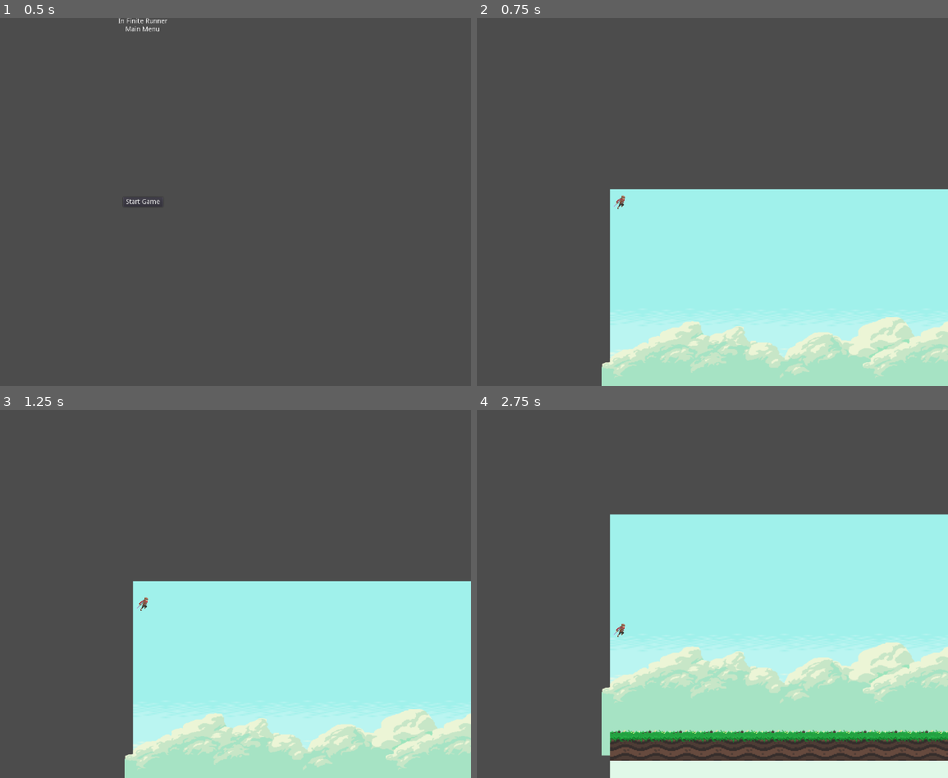
Above: before the commit, frames 1-4 (two rows, left to right).
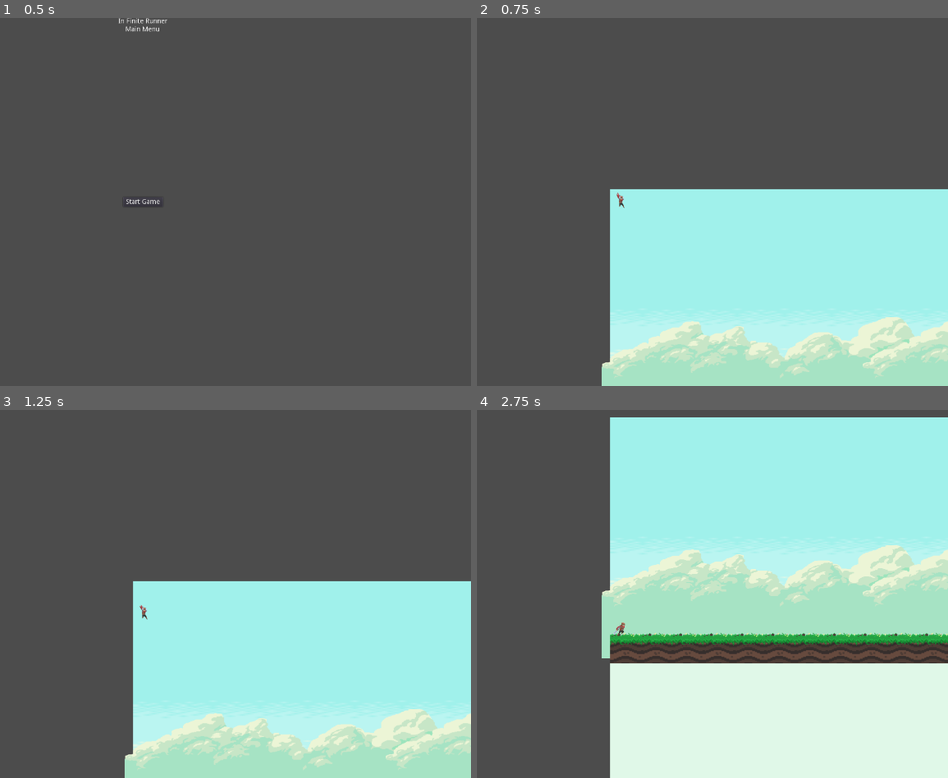
Above: after the commit, the same moments.

Repository: CaptainStack/in-finite-runner
Game: Godot game, scene res://main.tscn
Same seed, same stepped clock (60 frames per second), same inputs: the game is played once before the commit and once after it.
Inputs:
- Up to frame 1 (0.5 s): no input
- Up to frame 2 (0.75 s): click "Start Game" at 0.5 s
- Up to frame 3 (1.25 s): no input
- Up to frame 4 (2.75 s): tap Enter at 1.25 s; hold Right (ui_right) 1.28-2.03 s; hold Down (ui_down) from 2.03 s (still down)

Frame 1 is identical in both runs. In frame 2, less than 0.1% of the frame differs, in the area x 29-32%, y 47-52%; in frame 3, less than 0.1%; in frame 4, 59%, in the area x 26-100%, y 2-96%.

Commit message:
Added basic movement to player

Diff:
--- a/game.tscn
+++ b/game.tscn
@@ -5,7 +5,7 @@
 [ext_resource path="res://assets/tileset.tres" type="TileSet" id=3]
 [ext_resource path="res://player.tscn" type="PackedScene" id=4]
 
-[node name="game" type="Node" index="0"]
+[node name="game" type="Node"]
 
 script = ExtResource( 1 )
 
@@ -73,18 +73,19 @@
 cell_y_sort = false
 cell_clip_uv = false
 collision_use_kinematic = false
-collision_friction = 1.0
+collision_friction = 0.0
 collision_bounce = 0.0
 collision_layer = 1
 collision_mask = 1
 occluder_light_mask = 1
 format = 1
-tile_data = PoolIntArray( 458752, 5, 0, 458753, 5, 0, 458754 …(232 unchanged characters)… 458771, 5, 0, 458772, 5, 0, 458773, 5, 0 )
+tile_data = PoolIntArray( 458752, 5, 0, 458753, 5, 0, 458754 …(232 unchanged characters)… 458771, 5, 0, 458772, 5, 0, 458773, 5, 0, 458774, 5, 0, 458775, 5, 0, 458776, 5, 0, 458777, 5, 0, 458778, 5, 0, 458779, 5, 0, 458780, 5, 0, 458781, 5, 0, 458782, 5, 0, 458783, 5, 0, 458784, 5, 0, 458785, 5, 0, 458786, 5, 0, 458787, 5, 0, 458788, 5, 0, 458789, 5, 0, 458790, 5, 0, 458791, 5, 0, 458792, 5, 0, 458793, 5, 0 )
 _sections_unfolded = [ "Collision", "Transform" ]
 
 [node name="player" parent="." index="4" instance=ExtResource( 4 )]
 
 custom_integrator = false
+linear_damp = 0.0
 
 [connection signal="pressed" from="win" to="." method="_on_win_pressed"]
 
--- /dev/null
+++ b/player.gd
@@ -0,0 +1,108 @@
+extends RigidBody2D
+
+# class member variables go here, for example:
+# var a = 2
+# var b = "textvar"
+
+var anim = ""
+var siding_left = false
+var jumping = false
+var stopping_jump = false
+var is_sliding
+var sliding_time = 0
+
+var WALK_MAX_VELOCITY = 200.0
+var WALK_ACCEL = 800.0
+var AIR_ACCEL = 200.0
+var JUMP_VELOCITY = 460
+var STOP_JUMP_FORCE = 900.0
+
+var MAX_FLOOR_AIRBORNE_TIME = 0.15
+
+var airborne_time = 1e20
+
+var floor_h_velocity = 0.0
+
+func _ready():
+	# Called when the node is added to the scene for the first time.
+	# Initialization here
+	pass
+
+func _integrate_forces(s):
+	var lv = s.get_linear_velocity()
+	var step = s.get_step()
+
+	var new_anim = anim
+	var new_siding_left = siding_left
+
+	var move_right = Input.is_action_pressed("ui_right")
+	var move_left = Input.is_action_pressed("ui_left")
+	var jump = Input.is_action_just_pressed("ui_up")
+	var down = Input.is_action_just_pressed("ui_down")
+
+	lv.x -= floor_h_velocity
+	floor_h_velocity = 0.0
+
+	var found_floor = false
+	var floor_index = -1
+
+	for x in range(s.get_contact_count()):
+		var ci = s.get_contact_local_normal(x)
+		if ci.dot(Vector2(0, -1)) > 0.6:
+			found_floor = true
+			floor_index = x
+
+	if found_floor:
+		airborne_time = 0.0
+	else:
+		airborne_time += step # Time it spent in the air
+
+	var on_floor = airborne_time < MAX_FLOOR_AIRBORNE_TIME
+
+	var is_going_left = lv.x < 0
+
+
+	if on_floor:
+		if is_sliding:
+			sliding_time += step
+		if sliding_time > 0.5:
+			is_sliding = false
+			if is_going_left:
+				 lv.x = -100
+			else:
+				lv.x = 100
+			sliding_time = 0
+		if jump:
+			lv.y = -200
+		if move_right:
+			lv.x = 100
+			new_siding_left = false
+		elif move_left:
+			lv.x = -100
+			new_siding_left = false
+		elif down:
+			is_sliding = true
+			if is_going_left:
+				lv.x = -300
+			else:
+				lv.x = 300
+
+		if !is_sliding:
+			$AnimatedSprite.animation = "right"
+		else:
+			$AnimatedSprite.animation = "slide"
+
+	else:
+		if lv.y < 1:
+			$AnimatedSprite.animation = "jump"
+		elif lv.y > -1:
+			$AnimatedSprite.animation = "fall"
+
+
+	$AnimatedSprite.flip_h = is_going_left
+
+
+
+	$AnimatedSprite.play()
+	lv += s.get_total_gravity() * step
+	s.set_linear_velocity(lv)
--- a/player.tscn
+++ b/player.tscn
@@ -1,45 +1,53 @@
-[gd_scene load_steps=18 format=2]
+[gd_scene load_steps=21 format=2]
 
-[ext_resource path="res://PlayerRunFrames/adventurer-run3-00.png" type="Texture" id=1]
-[ext_resource path="res://PlayerRunFrames/adventurer-run3-01.png" type="Texture" id=2]
-[ext_resource path="res://PlayerRunFrames/adventurer-run3-02.png" type="Texture" id=3]
-[ext_resource path="res://PlayerRunFrames/adventurer-run3-03.png" type="Texture" id=4]
-[ext_resource path="res://PlayerRunFrames/adventurer-run3-04.png" type="Texture" id=5]
-[ext_resource path="res://PlayerRunFrames/adventurer-run3-05.png" type="Texture" id=6]
-[ext_resource path="res://PlayerSlideFrames/adventurer-slide-00.png" type="Texture" id=7]
-[ext_resource path="res://PlayerSlideFrames/adventurer-slide-01.png" type="Texture" id=8]
-[ext_resource path="res://PlayerJumpFrames/adventurer-jump-00.png" type="Texture" id=9]
-[ext_resource path="res://PlayerJumpFrames/adventurer-jump-01.png" type="Texture" id=10]
-[ext_resource path="res://PlayerJumpFrames/adventurer-jump-02.png" type="Texture" id=11]
-[ext_resource path="res://PlayerJumpFrames/adventurer-jump-03.png" type="Texture" id=12]
-[ext_resource path="res://PlayerStandFrames/adventurer-stand-00.png" type="Texture" id=13]
-[ext_resource path="res://PlayerStandFrames/adventurer-stand-01.png" type="Texture" id=14]
-[ext_resource path="res://PlayerStandFrames/adventurer-stand-02.png" type="Texture" id=15]
+[ext_resource path="res://player.gd" type="Script" id=1]
+[ext_resource path="res://PlayerRunFrames/adventurer-run3-00.png" type="Texture" id=2]
+[ext_resource path="res://PlayerRunFrames/adventurer-run3-01.png" type="Texture" id=3]
+[ext_resource path="res://PlayerRunFrames/adventurer-run3-02.png" type="Texture" id=4]
+[ext_resource path="res://PlayerRunFrames/adventurer-run3-03.png" type="Texture" id=5]
+[ext_resource path="res://PlayerRunFrames/adventurer-run3-04.png" type="Texture" id=6]
+[ext_resource path="res://PlayerRunFrames/adventurer-run3-05.png" type="Texture" id=7]
+[ext_resource path="res://PlayerSlideFrames/adventurer-slide-00.png" type="Texture" id=8]
+[ext_resource path="res://PlayerSlideFrames/adventurer-slide-01.png" type="Texture" id=9]
+[ext_resource path="res://PlayerStandFrames/adventurer-stand-00.png" type="Texture" id=10]
+[ext_resource path="res://PlayerStandFrames/adventurer-stand-01.png" type="Texture" id=11]
+[ext_resource path="res://PlayerStandFrames/adventurer-stand-02.png" type="Texture" id=12]
+[ext_resource path="res://PlayerFallFrames/adventurer-fall-00.png" type="Texture" id=13]
+[ext_resource path="res://PlayerFallFrames/adventurer-fall-01.png" type="Texture" id=14]
+[ext_resource path="res://PlayerJumpFrames/adventurer-jump-00.png" type="Texture" id=15]
+[ext_resource path="res://PlayerJumpFrames/adventurer-jump-01.png" type="Texture" id=16]
+[ext_resource path="res://PlayerJumpFrames/adventurer-jump-02.png" type="Texture" id=17]
+[ext_resource path="res://PlayerJumpFrames/adventurer-jump-03.png" type="Texture" id=18]
 
 [sub_resource type="SpriteFrames" id=1]
 
 animations = [ {
-"frames": [ ExtResource( 1 ), ExtResource( 2 ), ExtResource( 3 ), ExtResource( 4 ), ExtResource( 5 ), ExtResource( 6 ) ],
+"frames": [ ExtResource( 2 ), ExtResource( 3 ), ExtResource( 4 ), ExtResource( 5 ), ExtResource( 6 ), ExtResource( 7 ) ],
 "loop": true,
 "name": "left",
 "speed": 5.0
 }, {
-"frames": [ ExtResource( 1 ), ExtResource( 2 ), ExtResource( 3 ), ExtResource( 4 ), ExtResource( 5 ), ExtResource( 6 ) ],
+"frames": [ ExtResource( 2 ), ExtResource( 3 ), ExtResource( 4 ), ExtResource( 5 ), ExtResource( 6 ), ExtResource( 7 ) ],
 "loop": true,
 "name": "right",
 "speed": 5.0
 }, {
-"frames": [ ExtResource( 7 ), ExtResource( 8 ) ],
+"frames": [ ExtResource( 8 ), ExtResource( 9 ), ExtResource( 10 ), ExtResource( 11 ), ExtResource( 12 ) ],
 "loop": true,
 "name": "slide",
 "speed": 5.0
 }, {
-"frames": [ ExtResource( 9 ), ExtResource( 10 ), ExtResource( 11 ), ExtResource( 12 ) ],
+"frames": [ ExtResource( 13 ), ExtResource( 14 ) ],
 "loop": true,
+"name": "fall",
+"speed": 5.0
+}, {
+"frames": [ ExtResource( 15 ), ExtResource( 16 ), ExtResource( 17 ), ExtResource( 18 ), ExtResource( 13 ), ExtResource( 14 ) ],
+"loop": false,
 "name": "jump",
 "speed": 5.0
 }, {
-"frames": [ ExtResource( 13 ), ExtResource( 14 ), ExtResource( 15 ) ],
+"frames": [ ExtResource( 10 ), ExtResource( 11 ), ExtResource( 12 ) ],
 "loop": true,
 "name": "stand",
 "speed": 5.0
@@ -48,10 +56,10 @@
 [sub_resource type="CapsuleShape2D" id=2]
 
 custom_solver_bias = 0.0
-radius = 10.0
-height = 20.0
+radius = 7.41102
+height = 12.4145
 
-[node name="player" type="RigidBody2D"]
+[node name="player" type="RigidBody2D" index="0"]
 
 position = Vector2( 20.4486, 24.9929 )
 input_pickable = false
@@ -72,13 +80,14 @@
 linear_damp = -1.0
 angular_velocity = 0.0
 angular_damp = -1.0
+script = ExtResource( 1 )
 _sections_unfolded = [ "Collision", "Linear", "Pickable", "Transform" ]
 
 [node name="AnimatedSprite" type="AnimatedSprite" parent="." index="0"]
 
 position = Vector2( -0.0119324, -4.42178 )
 frames = SubResource( 1 )
-animation = "right"
+animation = "jump"
 
 [node name="Camera2D" type="Camera2D" parent="." index="1"]
 
@@ -107,4 +116,6 @@
 
 [node name="CollisionShape2D" type="CollisionShape2D" parent="." index="2"]
 
+position = Vector2( 0.579914, 1.85572 )
 shape = SubResource( 2 )
+_sections_unfolded = [ "Transform" ]
